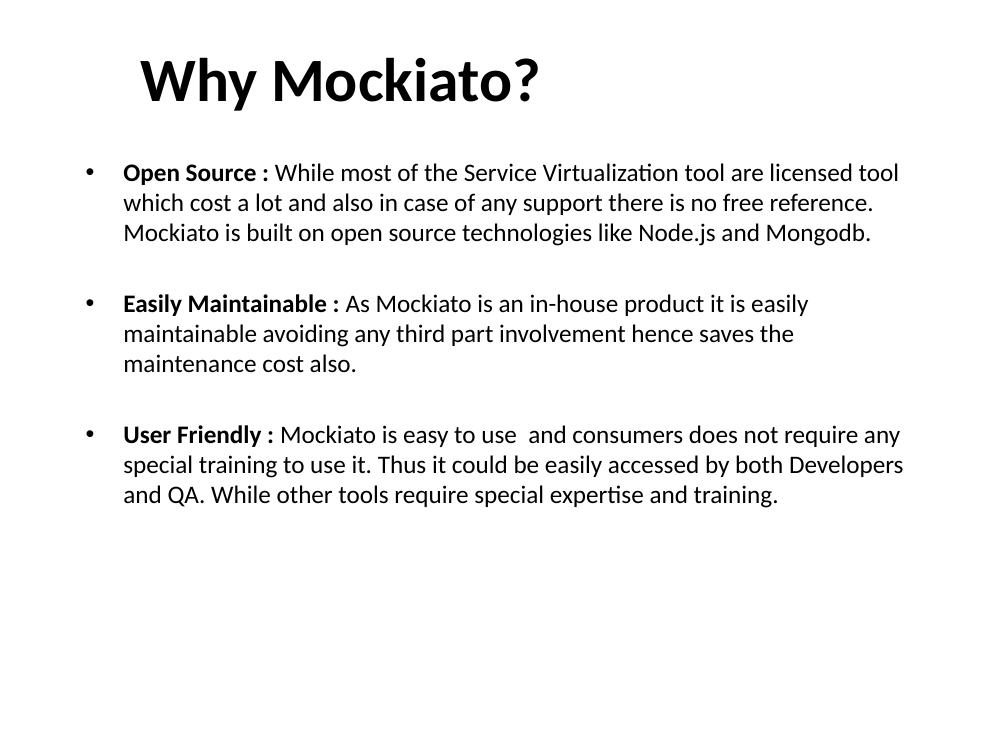
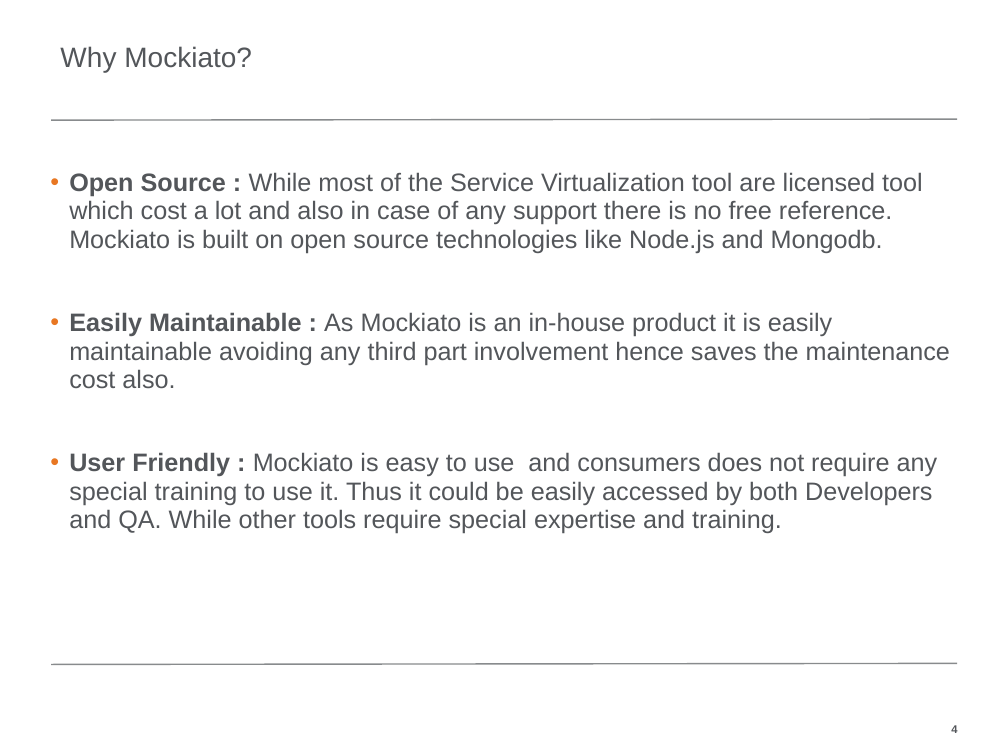
Before and after one commit to cginmn/COSA, a slide deck: slide 4 of 2019-05-15/MockiatoPPT.pptx. Drawn at 1008x756 pixels with LibreOffice and Linux fonts; fonts in the diff are those of the drawing; background and template pictures are left out. Boxes give left, top, right and bottom in pixels: in the first picture for what was removed or moved away, otherwise in the second. Text is boxed around its words. In the diff, an @@ line names an element or a change of style, - is before the commit and + after.

```diff
--- a/2019-05-15/MockiatoPPT.pptx
+++ b/2019-05-15/MockiatoPPT.pptx
@@ title "Why Mockiato?": place and size @@
-title "Why Mockiato?" at bbox=[140, 57, 541, 111]
+title "Why Mockiato?" at bbox=[60, 46, 252, 72]
@@ title "Why Mockiato?" at bbox=[60, 46, 252, 72]: size 44 to 20 pt, font Calibri to Arial, text colour #000000 to #53565A, bold off; indent changed; line spacing 24pt to 0.9; less space between paragraphs; vertical alignment middle to bottom @@
@@ line added from (51, 120) to (957, 119), #888B8D 1 pt @@
@@ text "Open Source : While most ...": place and size @@
-text "Open Source : While most ..." at bbox=[123, 163, 904, 508]
+text "Open Source : While most ..." at bbox=[69, 172, 950, 534]
@@ text "Open Source : While most ..." at bbox=[69, 172, 950, 534]: font Calibri to Arial, text colour #000000 to #53565A; indent changed; line spacing 1 to 0.95; more space between paragraphs @@
@@ line added from (51, 664) to (957, 663), #888B8D 1 pt @@
@@ page number: place and size @@
-page number at bbox=[49, 718, 91, 742]
+page number at bbox=[951, 725, 957, 733]
@@ page number at bbox=[951, 725, 957, 733]: font Calibri to Arial, text colour #FFFFFF to #53565A, bold on; alignment left to right; vertical alignment top to middle @@
```
Also in this commit, not shown: 11 other slides changed, 2 slides removed, 2 other files.
